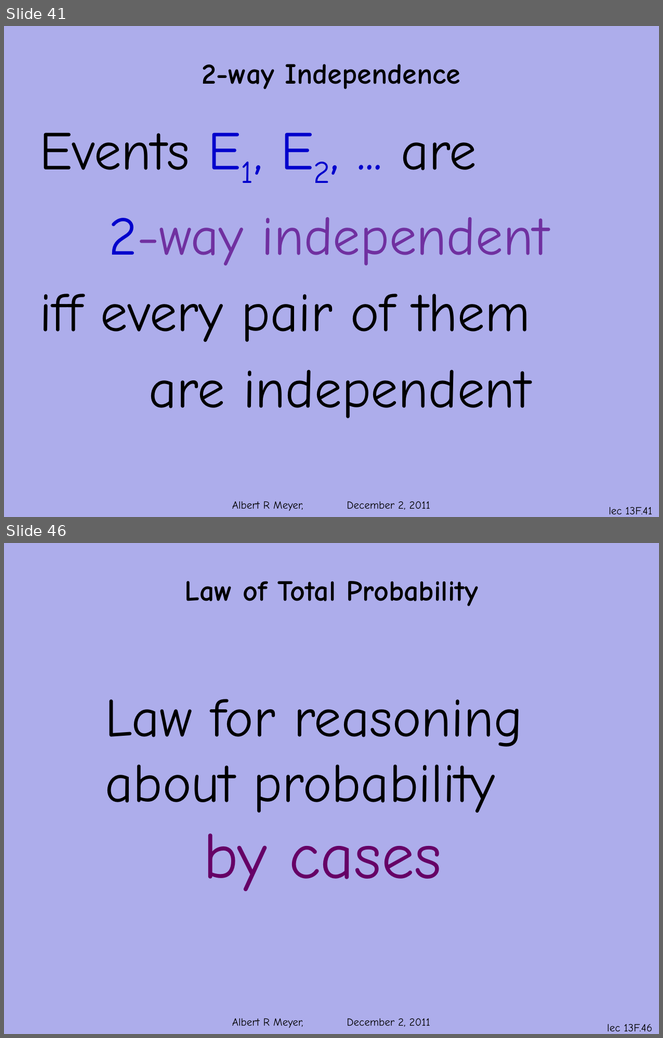
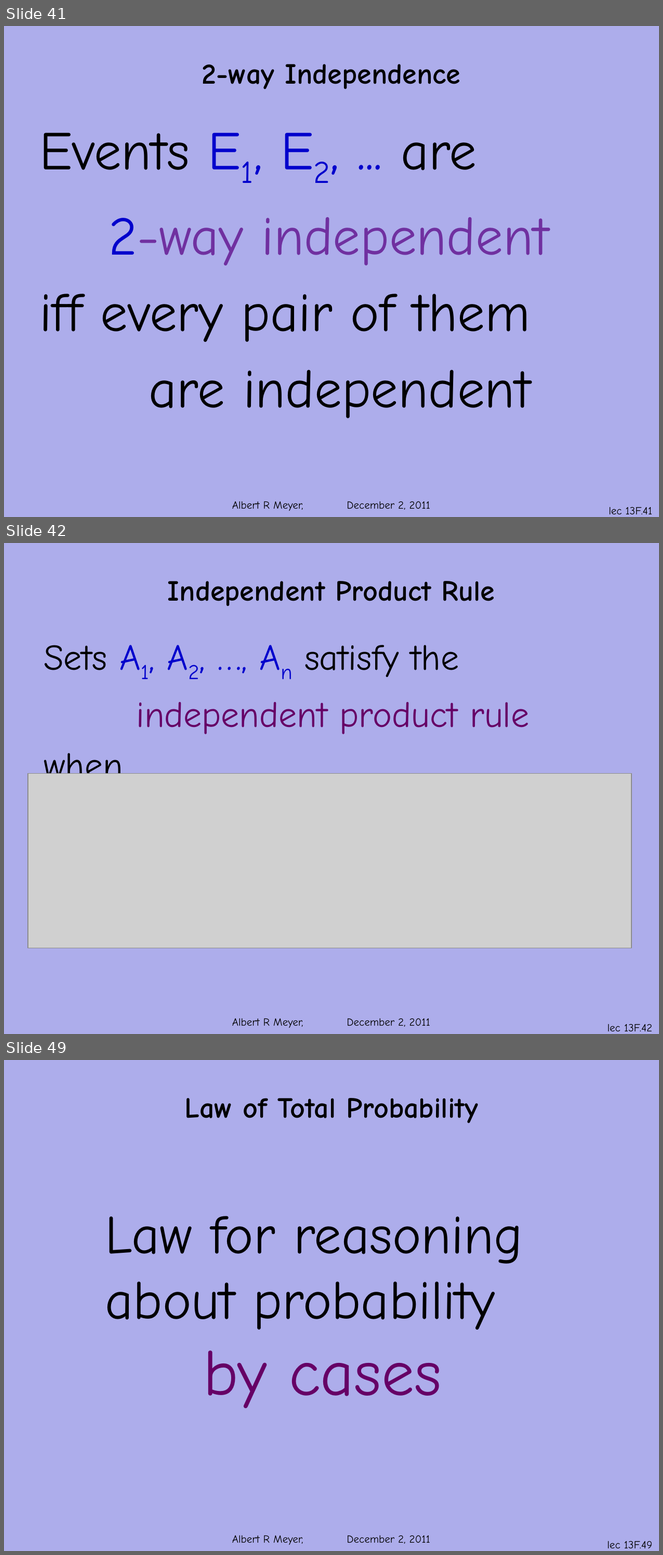
Before and after one commit to armeyer/mcs_web, a slide deck: fall11/slidesF11/slides13f.pptx. Shown one above the other, each under a label of ours: slides 41 and 46 before the commit, slides 41, 42 and 49 after it; the slides between them are not shown. The pictures are 663x1038 and 663x1555 pixels, drawn with LibreOffice and Linux fonts; fonts in the diff are those of the drawing; grey boxes stand for pictures; background and template pictures are left out. Boxes give left, top, right and bottom in pixels: in the first picture for what was removed or moved away, otherwise in the second. Text is boxed around its words. In the diff, an @@ line names an element or a change of style, - is before the commit and + after.

```diff
--- a/fall11/slidesF11/slides13f.pptx
+++ b/fall11/slidesF11/slides13f.pptx
@@ slide 42 added at (4,543,659,1034), background #ADADEB; not listed: 1 template element that a slide beside it also shows @@
@@ title added at (168,581,495,606), 32 pt, text #000000, bold @@
+Independent Product Rule
@@ text added at (44,645,529,774), 40 pt, text #660066 @@
+Sets A1, A2, …, An satisfy the
+independent product rule
+when
@@ picture added at (27,774,632,949) @@
@@ page number added at (608,1024,652,1032), 12 pt, text #000000 @@
+lec 13F.42
@@ what was slide 46 is now slide 49 @@
@@ page number at (607,1541,653,1549): text changed @@
-lec 13F.46
+lec 13F.49
```
Also in this commit, not shown: 4 slides changed, 2 other slides added, 5 other files.
